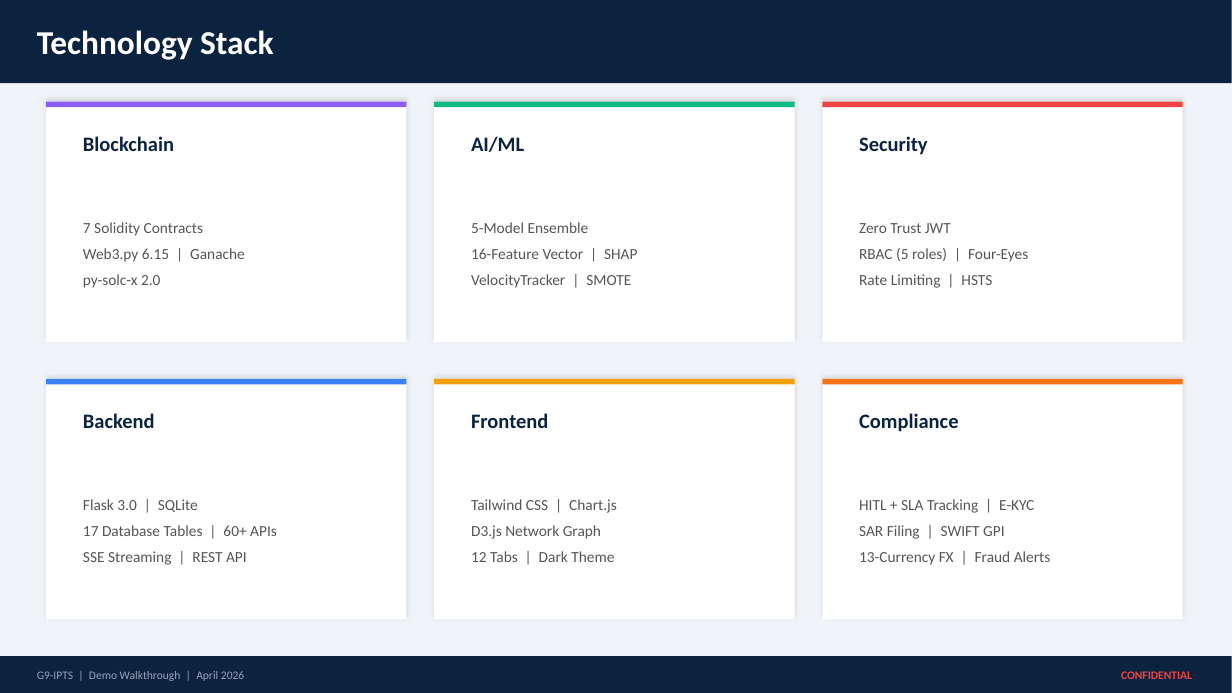
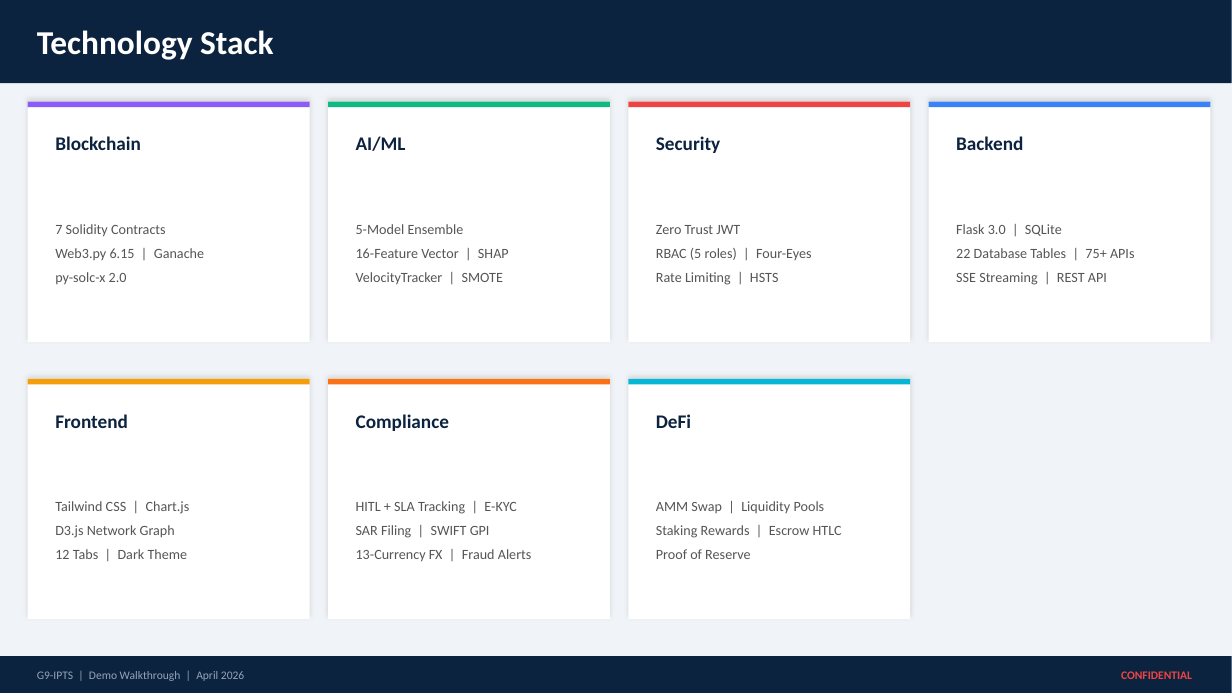
Before and after one commit to mohammedidriss/G9-IPTS, a slide deck: slide 7 of docs/G9-IPTS_Demo_Walkthrough.pptx. Drawn at 1232x693 pixels with LibreOffice and Linux fonts; fonts in the diff are those of the drawing. Boxes give left, top, right and bottom in pixels: in the first picture for what was removed or moved away, otherwise in the second. Text is boxed around its words. In the diff, an @@ line names an element or a change of style, - is before the commit and + after.

```diff
--- a/docs/G9-IPTS_Demo_Walkthrough.pptx
+++ b/docs/G9-IPTS_Demo_Walkthrough.pptx
@@ rectangle: place and size @@
-rectangle at [46,102,407,342]
+rectangle at [28,102,310,342]
@@ rectangle: place and size @@
-rectangle at [46,102,407,107]
+rectangle at [28,102,310,107]
@@ rectangle: place and size @@
-rectangle at [434,102,795,342]
+rectangle at [328,102,610,342]
@@ rectangle: place and size @@
-rectangle at [434,102,795,107]
+rectangle at [328,102,610,107]
@@ rectangle: place and size @@
-rectangle at [823,102,1183,342]
+rectangle at [628,102,910,342]
@@ rectangle: place and size @@
-rectangle at [823,102,1183,107]
+rectangle at [628,102,910,107]
@@ rectangle: place and size @@
-rectangle at [46,379,407,619]
+rectangle at [929,102,1211,342]
@@ rectangle: place and size @@
-rectangle at [46,379,407,384]
+rectangle at [929,102,1211,107]
@@ text "Blockchain": place and size @@
-text "Blockchain" at [83,136,174,151]
+text "Blockchain" at [55,136,141,150]
@@ text "AI/ML": place and size @@
-text "AI/ML" at [471,136,524,152]
+text "AI/ML" at [356,136,406,151]
@@ text "Security": place and size @@
-text "Security" at [859,136,928,155]
+text "Security" at [656,136,720,153]
@@ text "Backend": place and size @@
-text "Backend" at [83,413,155,428]
+text "Backend" at [956,136,1023,150]
@@ text "7 Solidity Contracts": place and size @@
-text "7 Solidity Contracts" at [83,222,245,288]
+text "7 Solidity Contracts" at [55,224,204,285]
@@ text "5-Model Ensemble": place and size @@
-text "5-Model Ensemble" at [471,222,637,288]
+text "5-Model Ensemble" at [356,224,509,285]
@@ text "Zero Trust JWT": place and size @@
-text "Zero Trust JWT" at [859,223,1028,288]
+text "Zero Trust JWT" at [656,225,811,285]
@@ text "Flask 3.0 | SQLite": place and size @@
-text "Flask 3.0 | SQLite" at [83,499,277,565]
+text "Flask 3.0 | SQLite" at [956,224,1135,285]
@@ text at [956,224,1107,285]: size 12 to 11 pt in "Flask 3.0 | SQLite", "SSE Streaming | REST API" @@
@@ text at [956,248,1135,258]: text changed; size 12 to 11 pt @@
-17 Database Tables | 60+ APIs
+22 Database Tables | 75+ APIs
@@ rectangle: place and size @@
-rectangle at [434,379,795,619]
+rectangle at [28,379,310,619]
@@ rectangle: place and size @@
-rectangle at [434,379,795,384]
+rectangle at [28,379,310,384]
@@ rectangle: place and size @@
-rectangle at [823,379,1183,619]
+rectangle at [328,379,610,619]
@@ rectangle: place and size @@
-rectangle at [823,379,1183,384]
+rectangle at [328,379,610,384]
@@ rectangle added at [628,379,910,619], fill #FFFFFF @@
@@ rectangle added at [628,379,910,384], fill #06B6D4 @@
@@ text "Frontend": place and size @@
-text "Frontend" at [471,413,548,428]
+text "Frontend" at [55,414,128,428]
@@ size 16 to 15 pt in 6 elements at [55,136,141,150], [356,136,406,151], [656,136,720,153], [956,136,1023,150], [55,414,128,428], [356,414,449,431] @@
@@ text "Compliance": place and size @@
-text "Compliance" at [859,413,958,432]
+text "Compliance" at [356,414,449,431]
@@ text added at [656,414,691,428], 15 pt, text #0C2340, bold @@
+DeFi
@@ text "Tailwind CSS | Chart.js": place and size @@
-text "Tailwind CSS | Chart.js" at [471,499,617,562]
+text "Tailwind CSS | Chart.js" at [55,501,190,559]
@@ size 12 to 11 pt in 5 elements at [55,224,204,285], [356,224,509,285], [656,225,811,285], [55,501,190,559], [356,501,532,562] @@
@@ text "HITL + SLA Tracking | ...": place and size @@
-text "HITL + SLA Tracking | ..." at [859,499,1051,565]
+text "HITL + SLA Tracking | ..." at [356,501,532,562]
@@ text added at [656,501,842,559], 11 pt, text #555555 @@
+AMM Swap | Liquidity Pools
+Staking Rewards | Escrow HTLC
+Proof of Reserve
```
Also in this commit, not shown: 5 other slides changed, 10 slides added, 2 slides removed, 37 other files.
